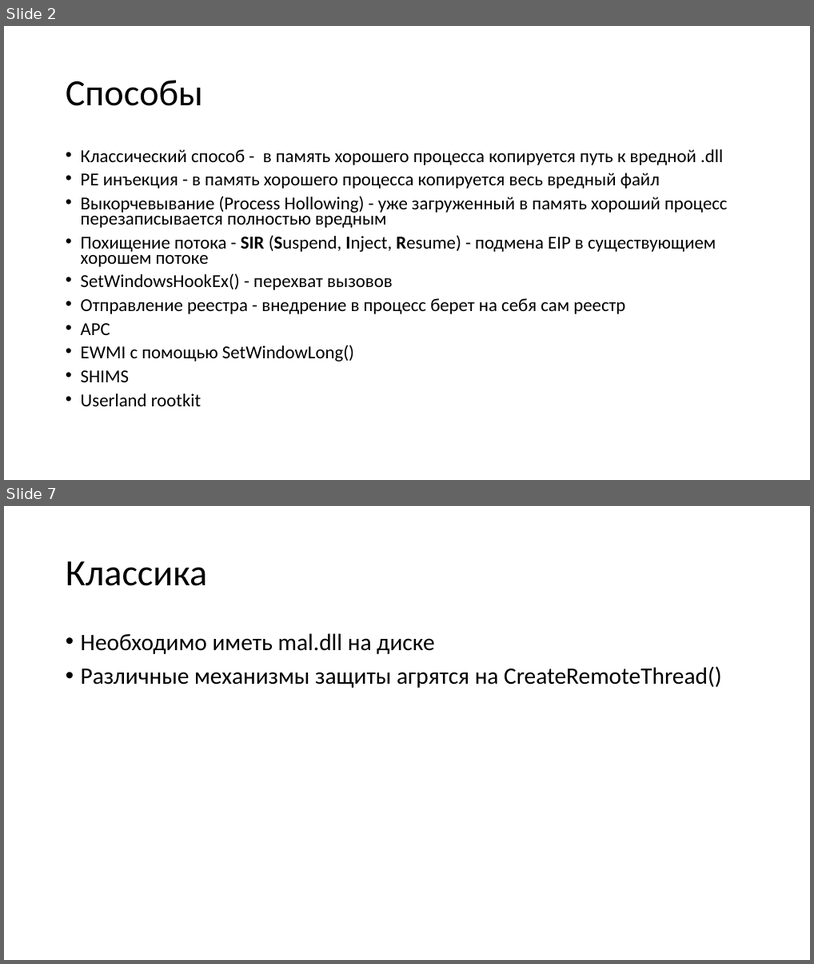
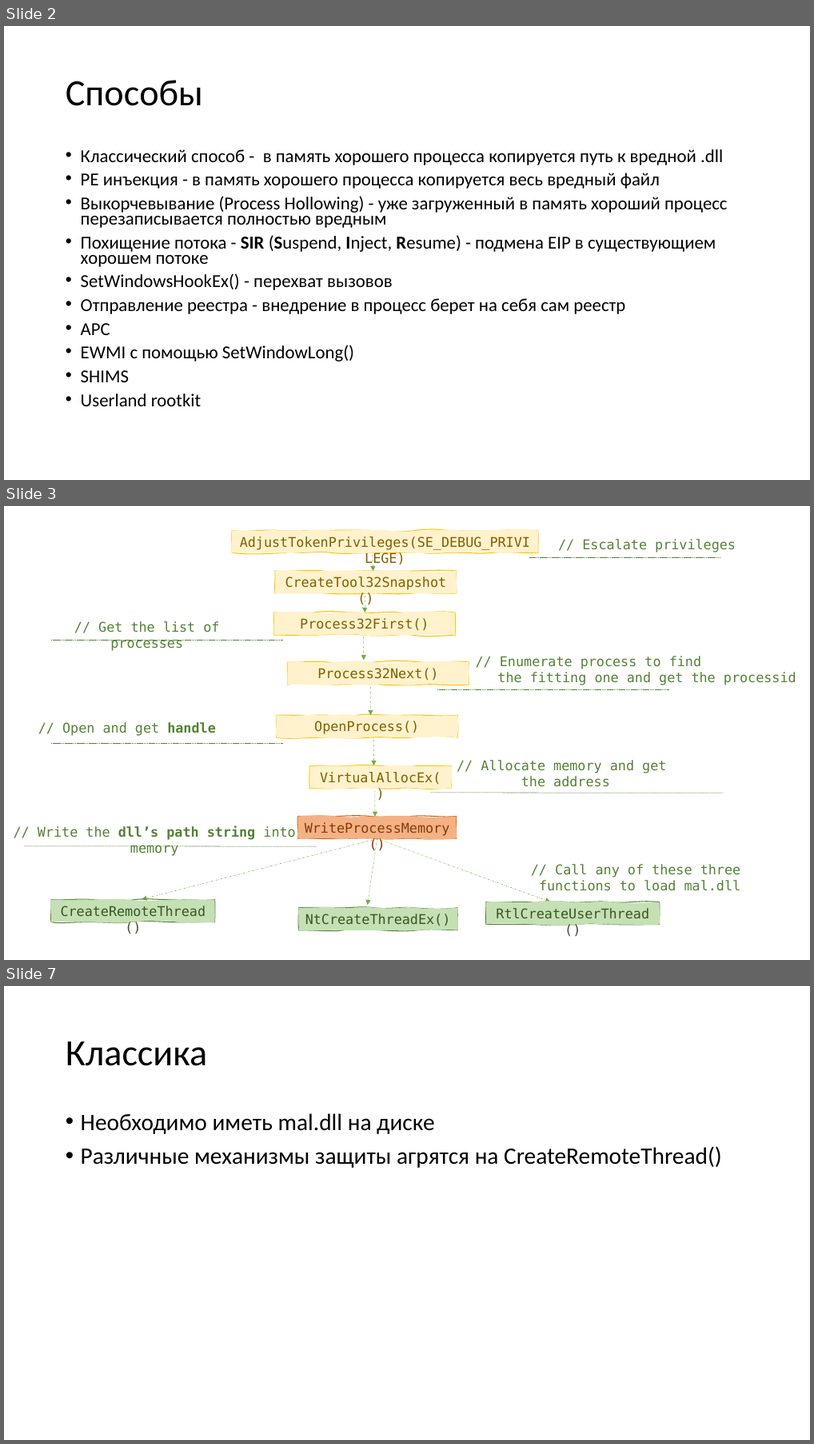
Before and after one commit to ShH01m3s/ShH01m3s.github.io, a slide deck: files/presentations/Injects_p1.pptx. Shown one above the other, each under a label of ours: slides 2 and 7 before the commit, slides 2, 3 and 7 after it; the slides between them are not shown. The pictures are 814x964 and 814x1444 pixels, drawn with LibreOffice and Linux fonts; fonts in the diff are those of the drawing. Boxes give left, top, right and bottom in pixels: in the first picture for what was removed or moved away, otherwise in the second. Text is boxed around its words. In the diff, an @@ line names an element or a change of style, - is before the commit and + after.

```diff
--- a/files/presentations/Injects_p1.pptx
+++ b/files/presentations/Injects_p1.pptx
@@ slide 3 added at (4, 506, 810, 960), background #FFFFFF @@
@@ freeform shape added at (232, 530, 538, 552), fill #FFF2CC, outline #FFC000 1 pt, 16 pt, text #806000 @@
+AdjustTokenPrivileges(SE_DEBUG_PRIVILEGE)
@@ text added at (582, 539, 736, 552), 16 pt, text #548235 @@
+// Escalate privileges
@@ freeform shape added at (275, 571, 457, 593), fill #FFF2CC, outline #FFC000 1 pt, 16 pt, text #806000 @@
+CreateTool32Snapshot()
@@ arrow added from (373, 555) to (374, 572), #70AD47 0.5 pt dashed @@
@@ line added from (530, 558) to (721, 558), #548235 0.5 pt dashed @@
@@ arrow added from (365, 596) to (365, 612), #70AD47 0.5 pt dashed @@
@@ text added at (98, 621, 219, 651), 16 pt, text #548235 @@
+// Get the list of processes
@@ freeform shape added at (274, 612, 456, 635), fill #FFF2CC, outline #FFC000 1 pt, 16 pt, text #806000 @@
+Process32First()
@@ line added from (51, 640) to (283, 640), #548235 0.5 pt dashed @@
@@ arrow added from (364, 636) to (364, 660), #70AD47 0.5 pt dashed @@
@@ freeform shape added at (288, 662, 470, 684), fill #FFF2CC, outline #FFC000 1 pt, 16 pt, text #806000 @@
+Process32Next()
@@ text added at (498, 656, 797, 685), 16 pt, text #548235 @@
+// Enumerate process to find
+the fitting one and get the processid
@@ arrow added from (370, 687) to (370, 716), #70AD47 0.5 pt dashed @@
@@ line added from (438, 690) to (670, 690), #548235 0.5 pt dashed @@
@@ freeform shape added at (276, 716, 458, 738), fill #FFF2CC, outline #FFC000 1 pt, 16 pt, text #806000 @@
+OpenProcess()
@@ line added from (51, 743) to (283, 743), #548235 0.5 pt dashed @@
@@ text added at (62, 722, 216, 736), 16 pt, text #548235 @@
+// Open and get handle
@@ arrow added from (374, 740) to (374, 765), #70AD47 0.5 pt dashed @@
@@ freeform shape added at (310, 765, 451, 788), fill #FFF2CC, outline #FFC000 1 pt, 16 pt, text #806000 @@
+VirtualAllocEx()
@@ text added at (481, 760, 666, 787), 16 pt, text #548235 @@
+// Allocate memory and get
+the address
@@ arrow added from (375, 790) to (375, 816), #70AD47 0.5 pt dashed @@
@@ line added from (431, 792) to (724, 792), #548235 0.5 pt dashed @@
@@ freeform shape added at (298, 816, 457, 839), fill #F4B183, outline #C55A11 1 pt, 16 pt, text #843C0B @@
+WriteProcessMemory()
@@ text added at (38, 826, 295, 856), 16 pt, text #548235 @@
+// Write the dll’s path string into memory
@@ arrow added from (378, 839) to (142, 900), #70AD47 0.5 pt dashed @@
@@ arrow added from (378, 839) to (367, 904), #70AD47 0.5 pt dashed @@
@@ arrow added from (378, 839) to (551, 902), #70AD47 0.5 pt dashed @@
@@ line added from (24, 846) to (317, 846), #548235 0.5 pt dashed @@
@@ text added at (539, 864, 742, 891), 16 pt, text #548235 @@
+// Call any of these three
+functions to load mal.dll
@@ freeform shape added at (51, 900, 214, 922), fill #C5E0B4, outline #548235 1 pt, 16 pt, text #385723 @@
+CreateRemoteThread()
@@ freeform shape added at (298, 908, 457, 930), fill #C5E0B4, outline #548235 1 pt, 16 pt, text #385723 @@
+NtCreateThreadEx()
@@ freeform shape added at (486, 902, 660, 924), fill #C5E0B4, outline #548235 1 pt, 16 pt, text #385723 @@
+RtlCreateUserThread()
```
Also in this commit, not shown: 3 slides changed, 1 other slide added, 2 slides removed, 45 other files.
